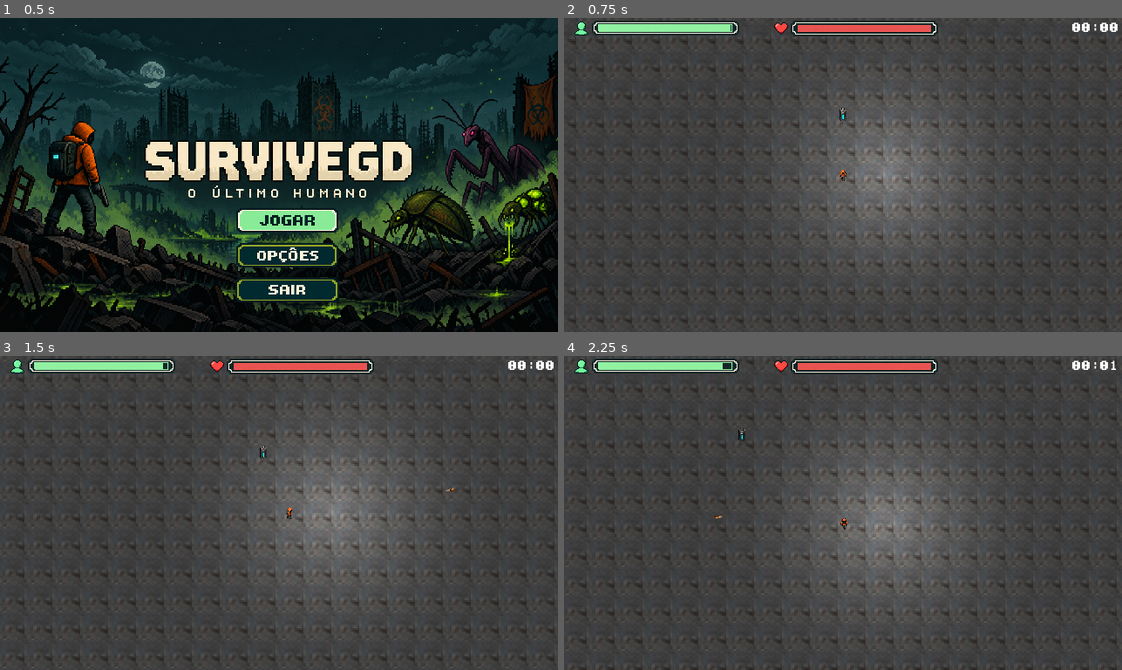
Above: before the commit, frames 1-4 (two rows, left to right).
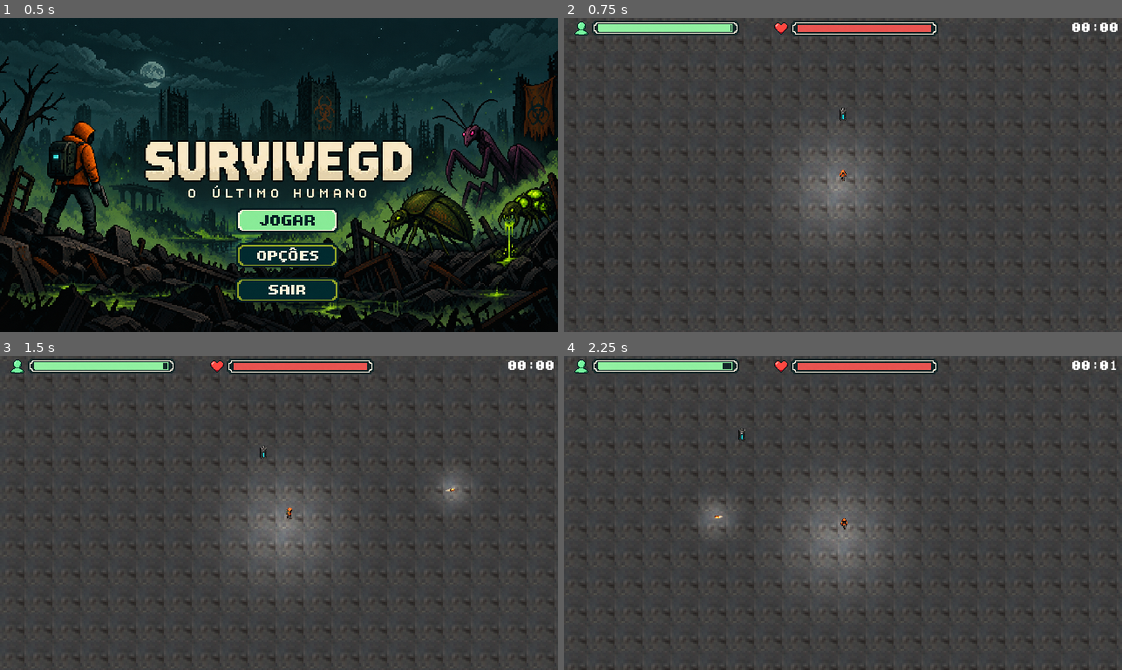
Above: after the commit, the same moments.

Repository: DevLucasOnly/DevLucasOnly-SurviveGD-Prototipo-de-Sobrevivencia-2D
Game: Godot game, scene res://scenes/main_menu.tscn
The game is run twice, just before and just after one commit, with the same random seed, the same clock (stepped at 60 frames per second) and the same inputs.
Inputs (mouse positions are in pixels of both pictures, inside the frame that each line leads up to):
- Up to frame 1 (0.5 s): no input
- Up to frame 2 (0.75 s): click (848, 218) at 0.5 s
- Up to frame 3 (1.5 s): tap Enter at 1.25 s; move the mouse to (401, 497) at 1.27 s; press the mouse at (401, 497) at 1.28 s; hold D (move_right) from 1.28 s (still down)
- Up to frame 4 (2.25 s): move the mouse to (731, 528) at 2.02 s; release D (move_right) at 2.03 s; release the mouse at (731, 528) at 2.03 s; hold S (move_down) from 2.03 s (still down); click (731, 528) at 2.1 s

Frame 1 is identical in both runs. In frame 2, 4.7% of the frame differs, in the area x 46-72%, y 23-70%; in frame 3, 5.0%; in frame 4, 5.1%, in the area x 24-72%, y 27-74%.

Commit message:
Adicionado Luz ao jogador e ao projétil

Diff:
--- a/scenes/Player.tscn
+++ b/scenes/Player.tscn
@@ -352,8 +352,8 @@
 width = 256
 height = 256
 fill = 1
-fill_from = Vector2(0.59565216, 0.49565217)
-fill_to = Vector2(1, 0.5)
+fill_from = Vector2(0.4869565, 0.5304348)
+fill_to = Vector2(0.726087, 0.54347825)
 
 [node name="Player" type="CharacterBody2D" unique_id=1449373304 groups=["jogador"]]
 motion_mode = 1
--- a/scenes/projetil.tscn
+++ b/scenes/projetil.tscn
@@ -6,6 +6,16 @@
 [sub_resource type="CapsuleShape2D" id="CapsuleShape2D_snp6e"]
 radius = 0.33216184
 height = 2.575369
+
+[sub_resource type="Gradient" id="Gradient_mdl7e"]
+colors = PackedColorArray(1, 1, 1, 1, 0, 0, 0, 0)
+metadata/_snap_count = 2
+
+[sub_resource type="GradientTexture2D" id="GradientTexture2D_ri8ot"]
+gradient = SubResource("Gradient_mdl7e")
+fill = 1
+fill_from = Vector2(0.526087, 0.49565217)
+fill_to = Vector2(0.8608696, 0.5173913)
 
 [node name="Projetil" type="Area2D" unique_id=1582131438]
 script = ExtResource("1_ri8ot")
@@ -24,5 +34,8 @@
 
 [node name="VisibleOnScreenEnabler2D" type="VisibleOnScreenEnabler2D" parent="." unique_id=8279991]
 
+[node name="PointLight2D" type="PointLight2D" parent="." unique_id=387065890]
+texture = SubResource("GradientTexture2D_ri8ot")
+
 [connection signal="area_entered" from="." to="." method="_on_area_entered"]
 [connection signal="screen_exited" from="VisibleOnScreenEnabler2D" to="." method="_on_visible_on_screen_enabler_2d_screen_exited"]
